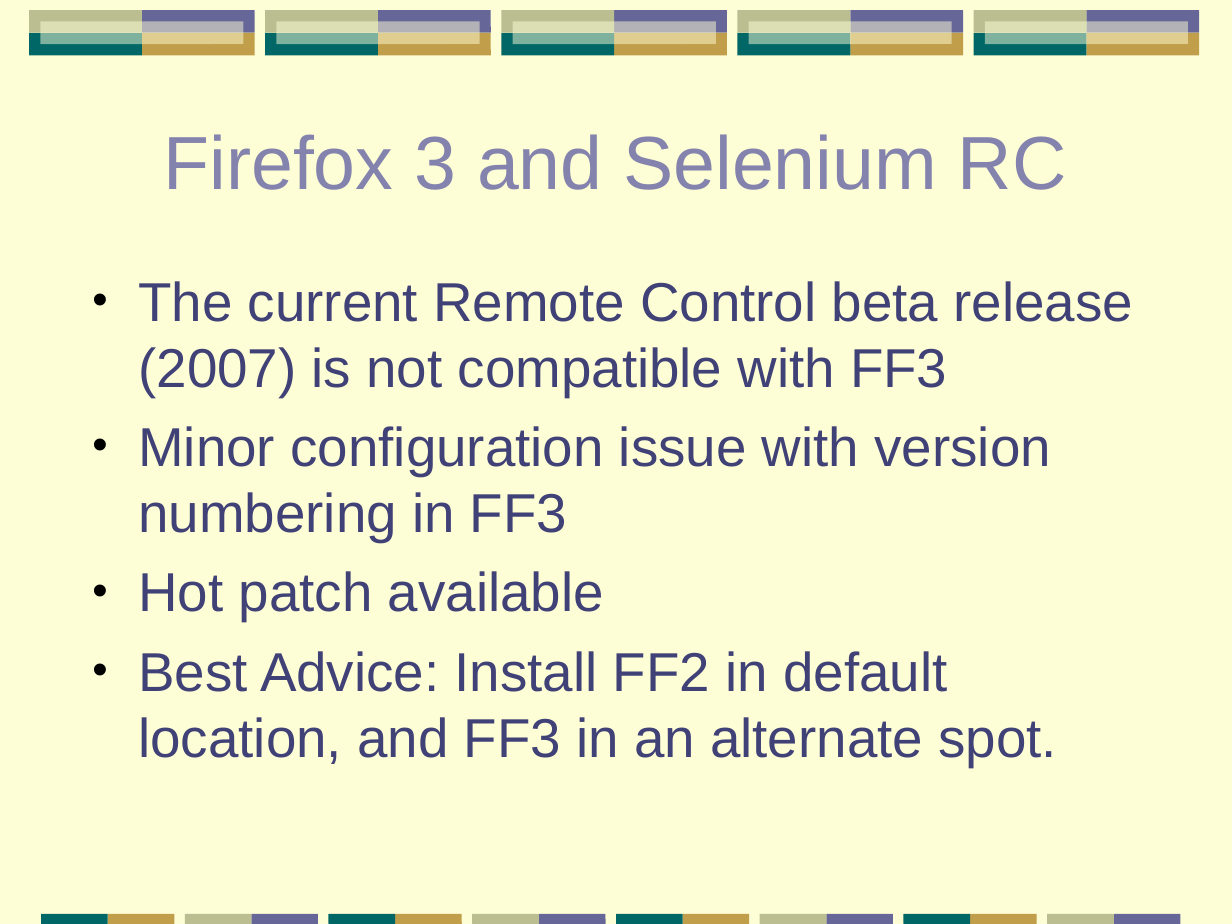
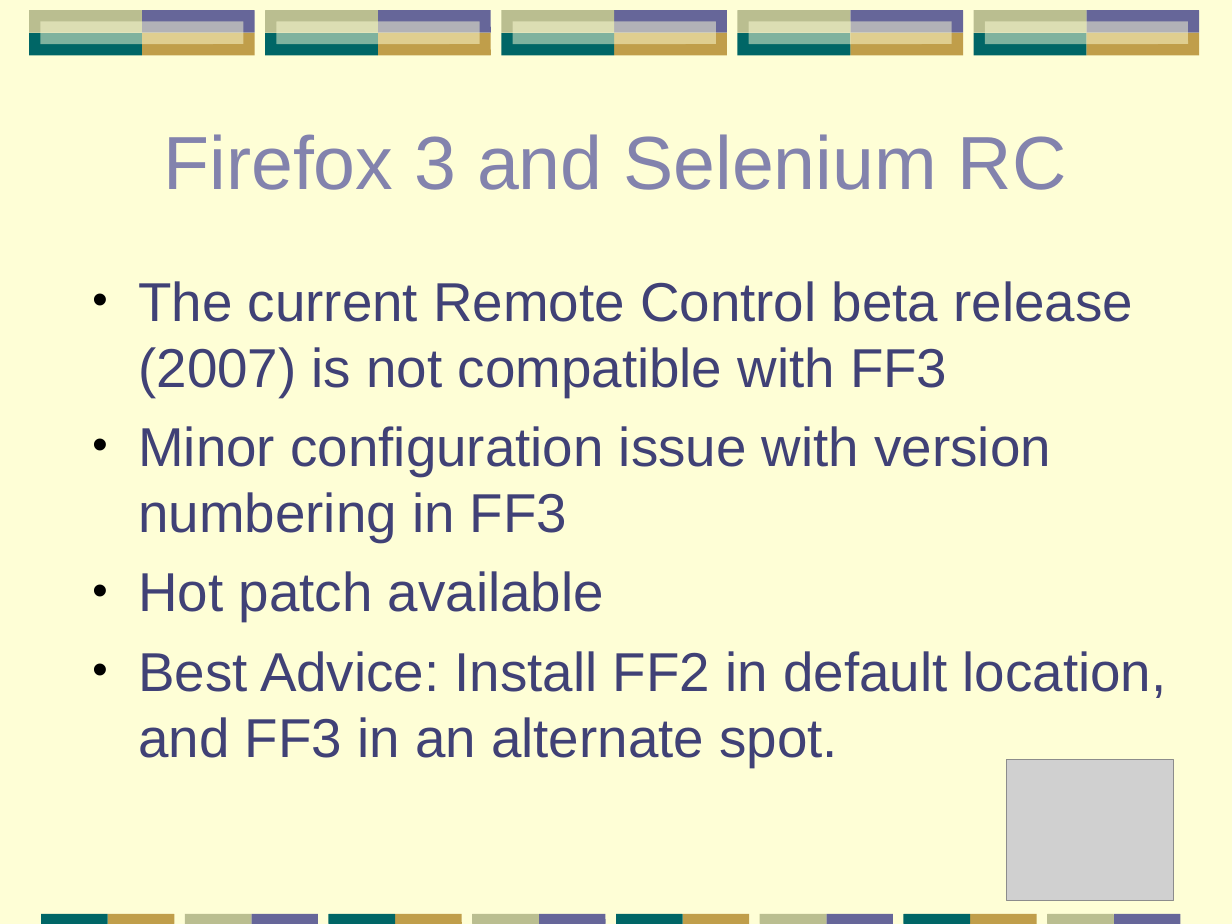
Before and after one commit to papuapost/yazaar, a slide deck: slide 47 of articles/testing-tools/testing-apps.ppt (slide 39 before the commit). Drawn at 1232x924 pixels with LibreOffice and Linux fonts; fonts in the diff are those of the drawing; grey boxes stand for pictures. Boxes give left, top, right and bottom in pixels: in the first picture for what was removed or moved away, otherwise in the second. Text is boxed around its words. In the diff, an @@ line names an element or a change of style, - is before the commit and + after.

Commit message:
=Issue 29 - Work in progress

```diff
--- a/articles/testing-tools/testing-apps.ppt
+++ b/articles/testing-tools/testing-apps.ppt
@@ text "The current Remote Control beta ..." rewrapped from [138, 281, 1134, 766] to [138, 281, 1167, 766] @@
@@ picture added at [1007, 760, 1173, 902] @@
```
Also in this commit, not shown: 20 other slides changed, 12 slides added, 4 slides removed, 1 other file.
